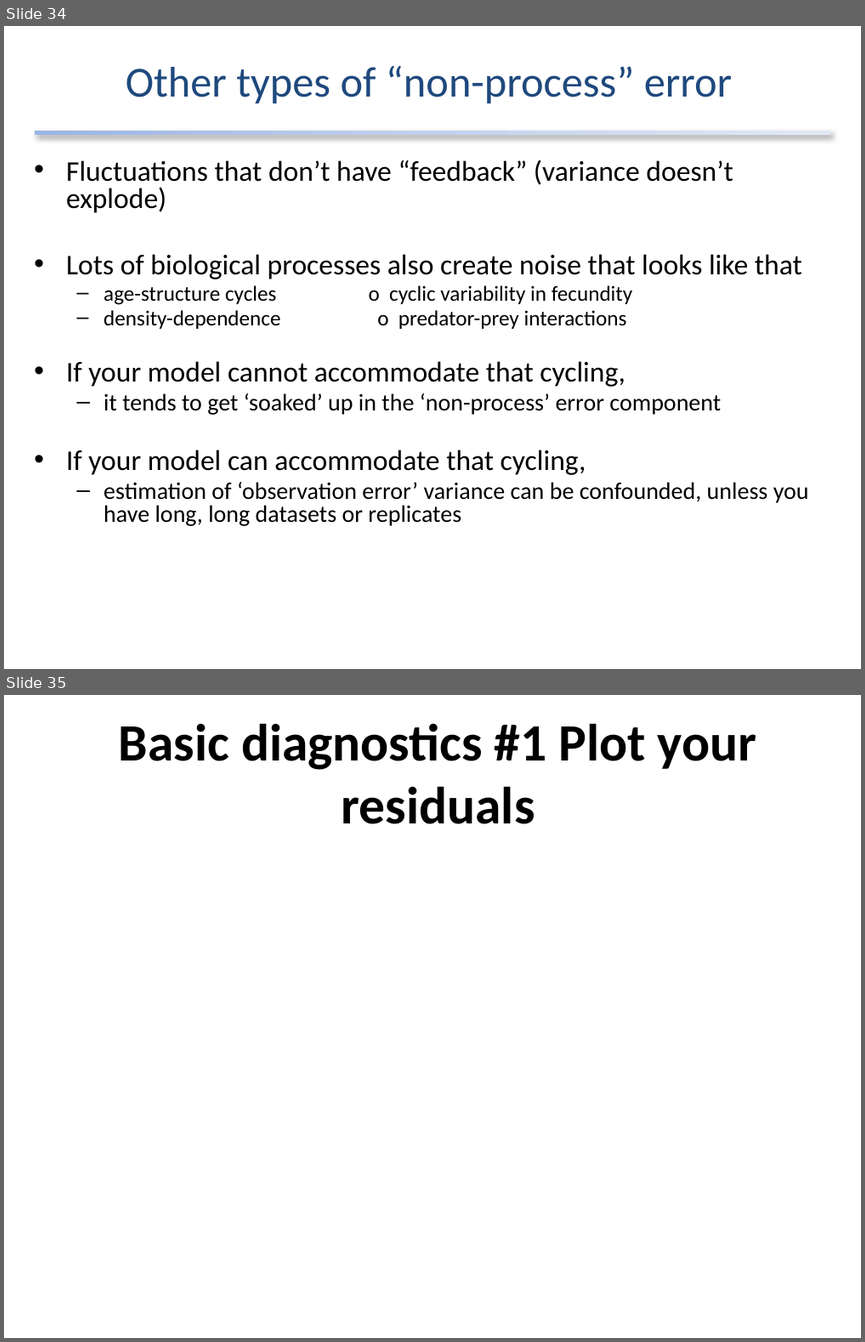
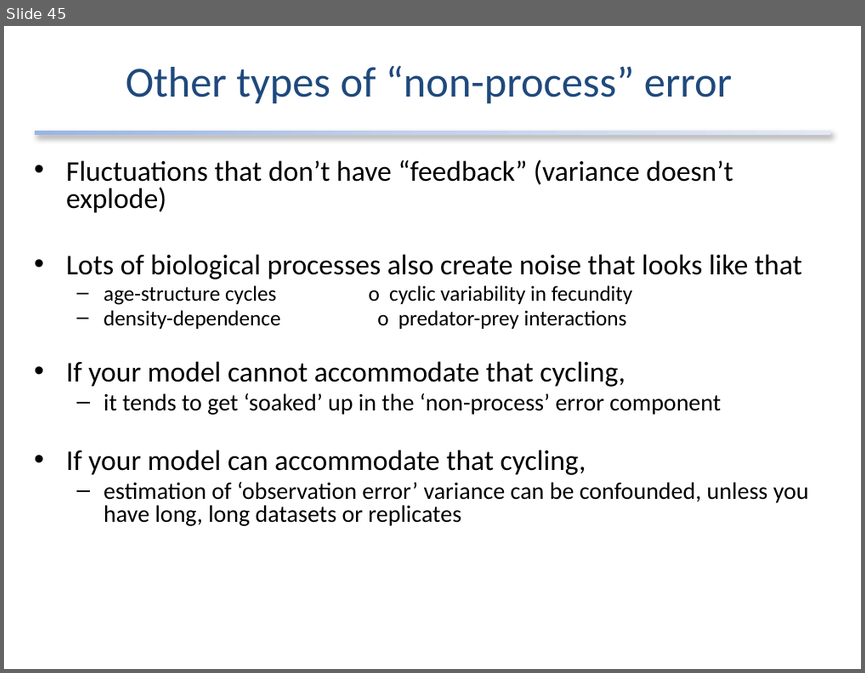
Before and after one commit to atsa-es/atsa, a slide deck: Lectures/Week 3/lec_05_uni_state_space.pptx. Shown one above the other, each under a label of ours: slides 34 and 35 before the commit, slide 45 after it. The pictures are 865x1342 and 865x673 pixels, drawn with LibreOffice and Linux fonts; fonts in the diff are those of the drawing; background and template pictures are left out. Boxes give left, top, right and bottom in pixels: in the first picture for what was removed or moved away, otherwise in the second. Text is boxed around its words. In the diff, an @@ line names an element or a change of style, - is before the commit and + after.

```diff
--- a/Lectures/Week 3/lec_05_uni_state_space.pptx
+++ b/Lectures/Week 3/lec_05_uni_state_space.pptx
@@ slide 35 removed at (4,695,861,1338), background picture (left out) @@
@@ title removed at (119,723,756,824) @@
-Basic diagnostics #1 Plot your residuals
@@ what was slide 34 is now slide 45 @@
```
Also in this commit, not shown: 6 slides changed, 3 slides added, 6 other files.
